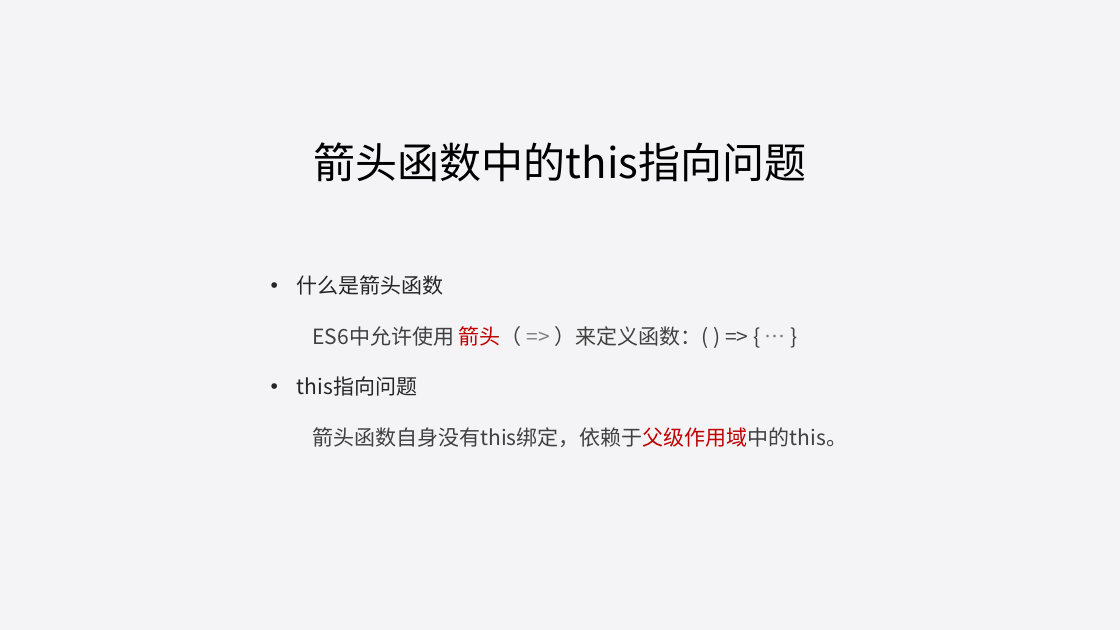
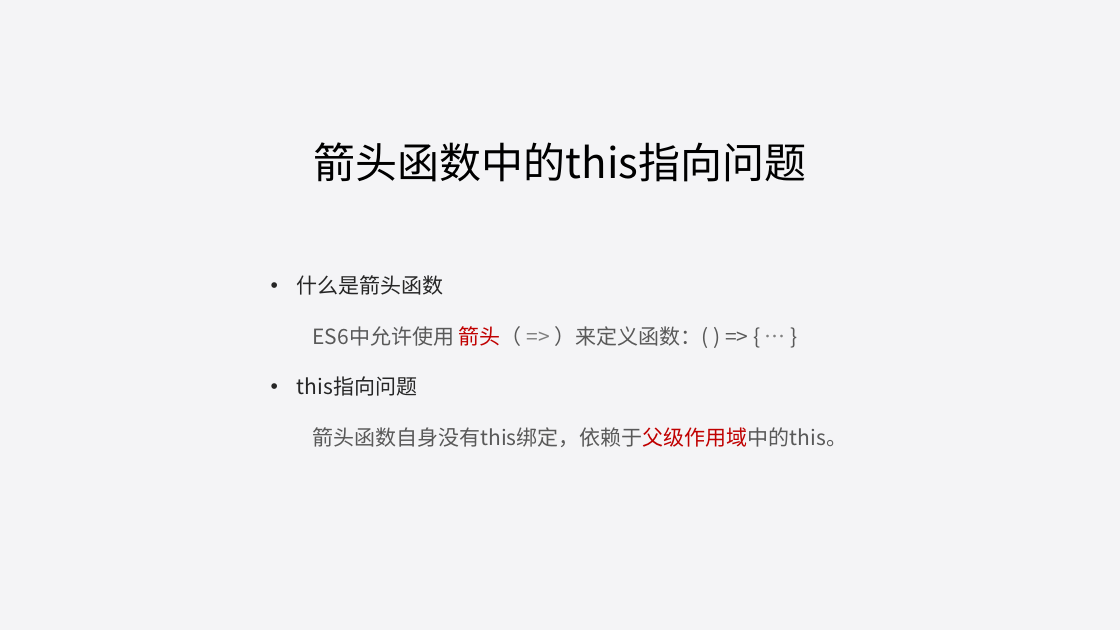
Before and after one commit to liuweiGL/share, a slide deck: slide 12 of ppt/JavaScript基础一.pptx. Drawn at 1120x630 pixels with LibreOffice and Linux fonts; fonts in the diff are those of the drawing. Boxes give left, top, right and bottom in pixels: in the first picture for what was removed or moved away, otherwise in the second. Text is boxed around its words. In the diff, an @@ line names an element or a change of style, - is before the commit and + after.

```diff
--- a/ppt/JavaScript基础一.pptx
+++ b/ppt/JavaScript基础一.pptx
@@ text at (313,326,848,447): text colour #404040 to #595959 in "ES6中允许使用 箭头（ ）来定义函数：( ) => { }", "箭头函数自身没有this绑定，依赖于父级作用域中的this。" @@
```
Also in this commit, not shown: 6 other slides changed, 3 slides added, 7 other files.
